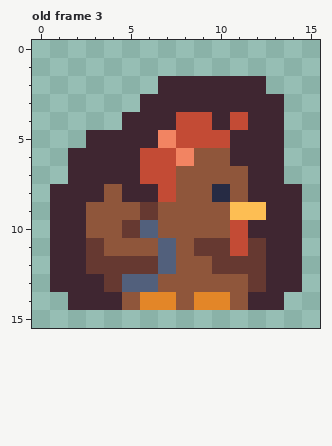
Pixel-art file -- art/animals.aseprite. Above is the file before it was changed.
16x16 pixels, 6 frames. Shown: old frame 3. The commit also changed other frames, which this record leaves out.
After the commit:
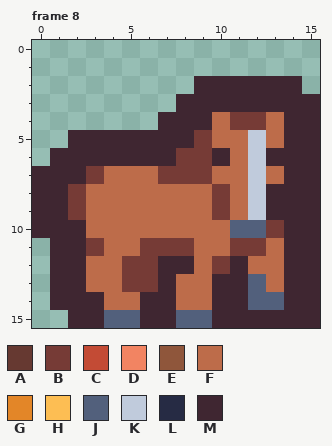
Palette (. is transparent): A #663931  B #763b36  C #c34b35  D #f28462  E #8f563b  F #bd6c4a  G #e38628  H #fdbe53  J #52607c  K #c0cbdc  L #262b44  M #3f2631
A new or re-ordered frame is compared with the old frame closest to it.
The exact change:
frames 6 -> 8
layer "variant_1" now shown
layer "variant_2" now shown
Changed rows in their new state; - is an unchanged pixel.
Frame 8 is new; against old frame 3, layer "variant_3":
first column x 0:
 2 -------..----MM-
 3 ------..------MM
 4 -----..-MMFBBFMM
 5 --M----MMBFFKFMM
 6 -M----MMBBMFK-MM
 7 MM-BFFFBBBFFKFMM
 8 M-BFFFFFFFBFK--M
 9 M-BFFFFFFFBFK--M
10 M--FFFFFFFFJJB-M
11 ---BFFBBBFFBBF-M
12 ---FFBBMMFBMFF-M
13 ---FFBBMFFMMJF-M
14 -M--FFMMFFMMJJMM
15 --MMJJMMJJMMMMMM
Where, in picture pixels (left, top, right, bottom), the same in both pictures:
changed: (32, 76, 320, 328)
